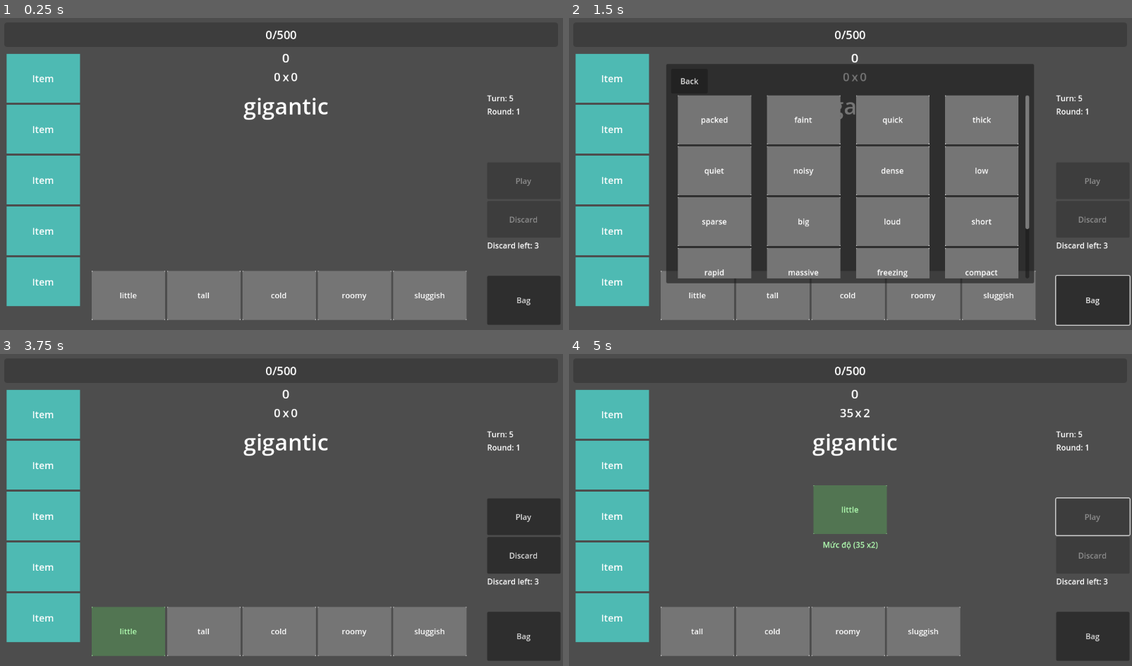
Above: before the commit, frames 1-4 (two rows, left to right).
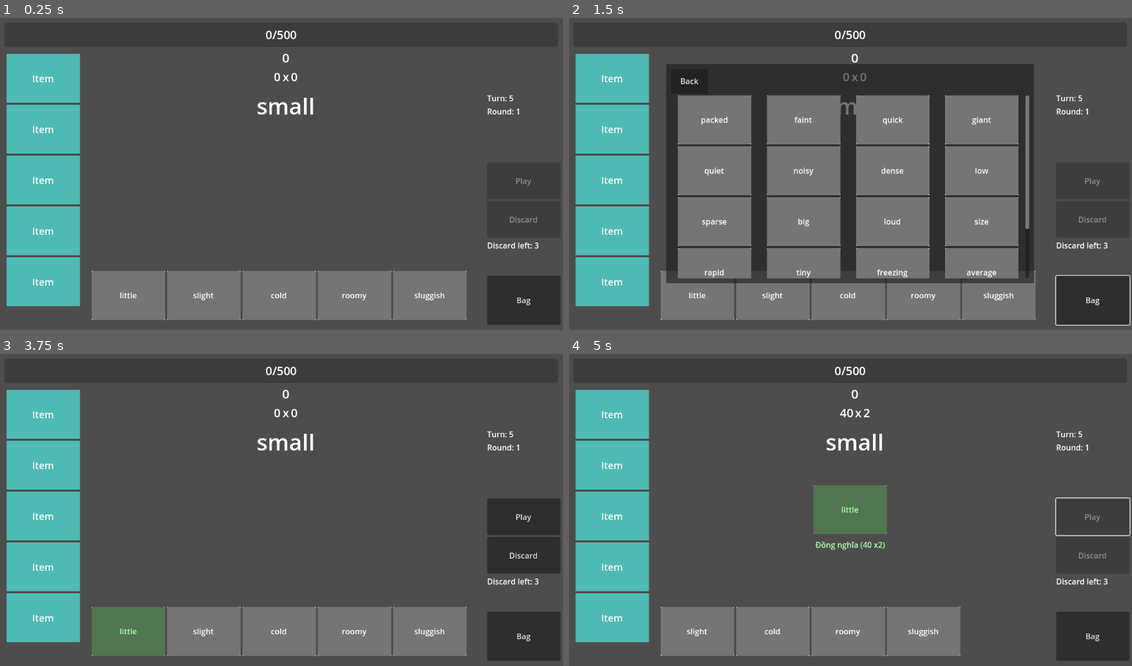
Above: after the commit, the same moments.

Repository: BMinh166/english-game-learning
Game: Godot game, scene res://scenes/Main.tscn
Same seed, same stepped clock (60 frames per second), same inputs: the game is played once before the commit and once after it.
Inputs (mouse positions are in pixels of both pictures, inside the frame that each line leads up to):
- Up to frame 1 (0.25 s): no input
- Up to frame 2 (1.5 s): click "Bag" at 0.5 s; click "Bag" at 1.25 s
- Up to frame 3 (3.75 s): click "Bag" at 2 s; click "Back" at 2.75 s; tap Enter at 3.5 s; move the mouse to (129, 631) at 3.52 s; click (129, 631) at 3.67 s
- Up to frame 4 (5 s): click "Play" at 4.25 s

The runs differ from the first frame. In frame 1, 0.4% of the frame differs, in the area x 34-59%, y 25-91%; in frame 2, 0.3%; in frame 3, 0.4%; in frame 4, 0.7%, in the area x 20-59%, y 17-91%.

Commit message:
WIP: Modify json

Diff:
--- a/data/words.json
+++ b/data/words.json
@@ -9,38 +9,59 @@
 	  "family": ["big_family"],
 	  "type": ["adj"]
 	},
-	"tracking": {
-	  "seen": 0,
-	  "correct": 0,
-	  "wrong": 0,
-	  "streak": 0,
-	  "last_seen": null,
-	  "mastery": 0,
-	  "status": "new"
-	}
+	"tracking": {"seen":0,"correct":0,"wrong":0,"streak":0,"last_seen":null,"mastery":0,"status":"new"}
   },
   {
 	"id": 1,
+	"text": "large",
+	"level": "A1",
+	"groups": {
+	  "synonym": ["size_big"],
+	  "degree": ["size_general"],
+	  "family": [],
+	  "type": ["adj"]
+	},
+	"tracking": {"seen":0,"correct":0,"wrong":0,"streak":0,"last_seen":null,"mastery":0,"status":"new"}
+  },
+  {
+	"id": 2,
 	"text": "huge",
 	"level": "A2",
 	"groups": {
 	  "synonym": ["size_big"],
 	  "degree": ["size_general"],
-	  "family": ["huge_family"],
-	  "type": ["adj"]
-	},
-	"tracking": {
-	  "seen": 0,
-	  "correct": 0,
-	  "wrong": 0,
-	  "streak": 0,
-	  "last_seen": null,
-	  "mastery": 0,
-	  "status": "new"
-	}
-  },
-  {
-	"id": 2,
+	  "family": [],
+	  "type": ["adj"]
+	},
+	"tracking": {"seen":0,"correct":0,"wrong":0,"streak":0,"last_seen":null,"mastery":0,"status":"new"}
+  },
+  {
+	"id": 3,
+	"text": "gigantic",
+	"level": "B1",
+	"groups": {
+	  "synonym": ["size_big"],
+	  "degree": ["size_general"],
+	  "family": [],
+	  "type": ["adj"]
+	},
+	"tracking": {"seen":0,"correct":0,"wrong":0,"streak":0,"last_seen":null,"mastery":0,"status":"new"}
+  },
+  {
+	"id": 4,
+	"text": "enormous",
+	"level": "B2",
+	"groups": {
+	  "synonym": ["size_big"],
+	  "degree": ["size_general"],
+	  "family": [],
+	  "type": ["adj"]
+	},
+	"tracking": {"seen":0,"correct":0,"wrong":0,"streak":0,"last_seen":null,"mastery":0,"status":"new"}
+  },
+
+  {
+	"id": 5,
 	"text": "small",
 	"level": "A1",
 	"groups": {
@@ -49,95 +70,19 @@
 	  "family": ["small_family"],
 	  "type": ["adj"]
 	},
-	"tracking": {
-	  "seen": 0,
-	  "correct": 0,
-	  "wrong": 0,
-	  "streak": 0,
-	  "last_seen": null,
-	  "mastery": 0,
-	  "status": "new"
-	}
-  },
-  {
-	"id": 3,
+	"tracking": {"seen":0,"correct":0,"wrong":0,"streak":0,"last_seen":null,"mastery":0,"status":"new"}
+  },
+  {
+	"id": 6,
 	"text": "tiny",
 	"level": "A2",
 	"groups": {
 	  "synonym": ["size_small"],
 	  "degree": ["size_general"],
-	  "family": ["tiny_family"],
-	  "type": ["adj"]
-	},
-	"tracking": {
-		"seen": 0,
-		"correct": 0,
-		"wrong": 0,
-		"streak": 0,
-		"last_seen": null,
-		"mastery": 0,
-		"status": "new"
-	}
-  },
-  {
-	"id": 4,
-	"text": "large",
-	"level": "A1",
-	"groups": {
-	  "synonym": ["size_big"],
-	  "degree": ["size_general"],
-	  "family": ["large_family"],
-	  "type": ["adj"]
-	},
-	"tracking": {
-		"seen": 0,
-		"correct": 0,
-		"wrong": 0,
-		"streak": 0,
-		"last_seen": null,
-		"mastery": 0,
-		"status": "new"
-	}
-  },
-  {
-	"id": 5,
-	"text": "gigantic",
-	"level": "B1",
-	"groups": {
-	  "synonym": ["size_big"],
-	  "degree": ["size_general"],
-	  "family": ["gigantic_family"],
-	  "type": ["adj"]
-	},
-	"tracking": {
-		"seen": 0,
-		"correct": 0,
-		"wrong": 0,
-		"streak": 0,
-		"last_seen": null,
-		"mastery": 0,
-		"status": "new"
-	}
-  },
-  {
-	"id": 6,
-	"text": "massive",
-	"level": "B1",
-	"groups": {
-	  "synonym": ["size_big"],
-	  "degree": ["size_general"],
-	  "family": ["massive_family"],
-	  "type": ["adj"]
-	},
-	"tracking": {
-		"seen": 0,
-		"correct": 0,
-		"wrong": 0,
-		"streak": 0,
-		"last_seen": null,
-		"mastery": 0,
-		"status": "new"
-	}
+	  "family": [],
+	  "type": ["adj"]
+	},
+	"tracking": {"seen":0,"correct":0,"wrong":0,"streak":0,"last_seen":null,"mastery":0,"status":"new"}
   },
   {
 	"id": 7,
@@ -146,18 +91,10 @@
 	"groups": {
 	  "synonym": ["size_small"],
 	  "degree": ["size_general"],
-	  "family": ["little_family"],
-	  "type": ["adj"]
-	},
-	"tracking": {
-		"seen": 0,
-		"correct": 0,
-		"wrong": 0,
-		"streak": 0,
-		"last_seen": null,
-		"mastery": 0,
-		"status": "new"
-	}
+	  "family": [],
+	  "type": ["adj"]
+	},
+	"tracking": {"seen":0,"correct":0,"wrong":0,"streak":0,"last_seen":null,"mastery":0,"status":"new"}
   },
   {
 	"id": 8,
@@ -166,200 +103,127 @@
 	"groups": {
 	  "synonym": ["size_small"],
 	  "degree": ["size_general"],
-	  "family": ["mini_family"],
-	  "type": ["adj"]
-	},
-	"tracking": {
-		"seen": 0,
-		"correct": 0,
-		"wrong": 0,
-		"streak": 0,
-		"last_seen": null,
-		"mastery": 0,
-		"status": "new"
-	}
-  },
+	  "family": [],
+	  "type": ["adj"]
+	},
+	"tracking": {"seen":0,"correct":0,"wrong":0,"streak":0,"last_seen":null,"mastery":0,"status":"new"}
+  },
+
   {
 	"id": 9,
-	"text": "enormous",
+	"text": "medium",
+	"level": "A2",
+	"groups": {
+	  "synonym": ["size_medium"],
+	  "degree": ["size_general"],
+	  "family": [],
+	  "type": ["adj"]
+	},
+	"tracking": {"seen":0,"correct":0,"wrong":0,"streak":0,"last_seen":null,"mastery":0,"status":"new"}
+  },
+  {
+	"id": 10,
+	"text": "average",
+	"level": "A2",
+	"groups": {
+	  "synonym": ["size_medium"],
+	  "degree": ["size_general"],
+	  "family": [],
+	  "type": ["adj"]
+	},
+	"tracking": {"seen":0,"correct":0,"wrong":0,"streak":0,"last_seen":null,"mastery":0,"status":"new"}
+  },
+  {
+	"id": 11,
+	"text": "moderate",
+	"level": "B1",
+	"groups": {
+	  "synonym": ["size_medium"],
+	  "degree": ["size_general"],
+	  "family": [],
+	  "type": ["adj"]
+	},
+	"tracking": {"seen":0,"correct":0,"wrong":0,"streak":0,"last_seen":null,"mastery":0,"status":"new"}
+  },
+
+  {
+	"id": 12,
+	"text": "massive",
 	"level": "B1",
 	"groups": {
 	  "synonym": ["size_big"],
 	  "degree": ["size_general"],
-	  "family": ["enormous_family"],
-	  "type": ["adj"]
-	},
-	"tracking": {
-		"seen": 0,
-		"correct": 0,
-		"wrong": 0,
-		"streak": 0,
-		"last_seen": null,
-		"mastery": 0,
-		"status": "new"
-	}
-  },
-  {
-	"id": 10,
+	  "family": [],
+	  "type": ["adj"]
+	},
+	"tracking": {"seen":0,"correct":0,"wrong":0,"streak":0,"last_seen":null,"mastery":0,"status":"new"}
+  },
+  {
+	"id": 13,
+	"text": "giant",
+	"level": "A2",
+	"groups": {
+	  "synonym": ["size_big"],
+	  "degree": ["size_general"],
+	  "family": ["giant_family"],
+	  "type": ["adj"]
+	},
+	"tracking": {"seen":0,"correct":0,"wrong":0,"streak":0,"last_seen":null,"mastery":0,"status":"new"}
+  },
+
+  {
+	"id": 14,
 	"text": "compact",
 	"level": "B1",
 	"groups": {
-	  "synonym": ["size_small", "density_dense"],
-	  "degree": ["size_general", "density"],
-	  "family": ["compact_family"],
-	  "type": ["adj"]
-	},
-	"tracking": {
-		"seen": 0,
-		"correct": 0,
-		"wrong": 0,
-		"streak": 0,
-		"last_seen": null,
-		"mastery": 0,
-		"status": "new"
-	}
-  },
-  {
-	"id": 11,
-	"text": "wide",
-	"level": "A2",
-	"groups": {
-	  "synonym": ["width_large"],
-	  "degree": ["width"],
-	  "family": ["wide_family"],
-	  "type": ["adj"]
-	},
-	"tracking": {
-		"seen": 0,
-		"correct": 0,
-		"wrong": 0,
-		"streak": 0,
-		"last_seen": null,
-		"mastery": 0,
-		"status": "new"
-	}
-  },
-  {
-	"id": 12,
-	"text": "narrow",
-	"level": "A2",
-	"groups": {
-	  "synonym": ["width_small"],
-	  "degree": ["width"],
-	  "family": ["narrow_family"],
-	  "type": ["adj"]
-	},
-	"tracking": {
-		"seen": 0,
-		"correct": 0,
-		"wrong": 0,
-		"streak": 0,
-		"last_seen": null,
-		"mastery": 0,
-		"status": "new"
-	}
-  },
-  {
-	"id": 13,
-	"text": "thick",
-	"level": "A2",
-	"groups": {
-	  "synonym": ["thickness_large"],
-	  "degree": ["thickness"],
-	  "family": ["thick_family"],
-	  "type": ["adj"]
-	},
-	"tracking": {
-		"seen": 0,
-		"correct": 0,
-		"wrong": 0,
-		"streak": 0,
-		"last_seen": null,
-		"mastery": 0,
-		"status": "new"
-	}
-  },
-  {
-	"id": 14,
-	"text": "thin",
-	"level": "A2",
-	"groups": {
-	  "synonym": ["thickness_small"],
-	  "degree": ["thickness"],
-	  "family": ["thin_family"],
-	  "type": ["adj"]
-	},
-	"tracking": {
-		"seen": 0,
-		"correct": 0,
-		"wrong": 0,
-		"streak": 0,
-		"last_seen": null,
-		"mastery": 0,
-		"status": "new"
-	}
+	  "synonym": ["size_small"],
+	  "degree": ["size_general"],
+	  "family": [],
+	  "type": ["adj"]
+	},
+	"tracking": {"seen":0,"correct":0,"wrong":0,"streak":0,"last_seen":null,"mastery":0,"status":"new"}
   },
   {
 	"id": 15,
-	"text": "tall",
-	"level": "A1",
-	"groups": {
-	  "synonym": ["height_large"],
-	  "degree": ["heigt"],
-	  "family": ["tall_family"],
-	  "type": ["adj"]
-	},
-	"tracking": {
-		"seen": 0,
-		"correct": 0,
-		"wrong": 0,
-		"streak": 0,
-		"last_seen": null,
-		"mastery": 0,
-		"status": "new"
-	}
-   },
-{
+	"text": "slight",
+	"level": "B1",
+	"groups": {
+	  "synonym": ["size_small"],
+	  "degree": ["size_general"],
+	  "family": [],
+	  "type": ["adj"]
+	},
+	"tracking": {"seen":0,"correct":0,"wrong":0,"streak":0,"last_seen":null,"mastery":0,"status":"new"}
+  },
+
+  {
 	"id": 16,
-	"text": "short",
-	"level": "A1",
-	"groups": {
-	  "synonym": ["height_small"],
-	  "degree": ["height"],
-	  "family": ["short_family"],
-	  "type": ["adj"]
-	},
-	"tracking": {
-	  "seen": 0,
-	  "correct": 0,
-	  "wrong": 0,
-	  "streak": 0,
-	  "last_seen": null,
-	  "mastery": 0,
-	  "status": "new"
-	}
-  },
-{
+	"text": "size",
+	"level": "A1",
+	"groups": {
+	  "synonym": ["size_misc"],
+	  "degree": ["size_general"],
+	  "family": ["size_family"],
+	  "type": ["noun"]
+	},
+	"tracking": {"seen":0,"correct":0,"wrong":0,"streak":0,"last_seen":null,"mastery":0,"status":"new"}
+  },
+  {
 	"id": 17,
-	"text": "high",
-	"level": "A1",
-	"groups": {
-	  "synonym": ["height_large"],
-	  "degree": ["height"],
-	  "family": ["high_family"],
-	  "type": ["adj"]
-	},
-	"tracking": {
-	  "seen": 0,
-	  "correct": 0,
-	  "wrong": 0,
-	  "streak": 0,
-	  "last_seen": null,
-	  "mastery": 0,
-	  "status": "new"
-	}
-  },
-{
+	"text": "sized",
+	"level": "B1",
+	"groups": {
+	  "synonym": ["size_misc"],
+	  "degree": ["size_general"],
+	  "family": ["size_family"],
+	  "type": ["adj"]
+	},
+	"tracking": {"seen":0,"correct":0,"wrong":0,"streak":0,"last_seen":null,"mastery":0,"status":"new"}
+  },
+
+
+
+  {
 	"id": 18,
 	"text": "low",
 	"level": "A1",
--- a/scripts/Relation.gd
+++ b/scripts/Relation.gd
@@ -1,5 +1,10 @@
 extends Node
 class_name Relation
+
+var ANTONYM_GROUPS = {
+	"size_big": "size_small",
+	"speed_fast": "speed_slow"
+}
 
 func has_common(arr1, arr2):
 	for a in arr1:
@@ -13,6 +18,14 @@
 	if has_common(word_a.groups.synonym, word_b.groups.synonym):
 		relations.append({"type": "synonym", "point": 40, "mult": 2, "word" : word_b.text})
 
+	if is_antonym(word_a, word_b):
+		relations.append({
+			"type": "antonym",
+			"point": 40,
+			"mult": 2,
+			"word": word_b.text
+		})
+
 	if has_common(word_a.groups.degree, word_b.groups.degree):
 		relations.append({"type": "degree", "point": 35, "mult": 2, "word" : word_b.text})
 
@@ -23,3 +36,17 @@
 		relations.append({"type": "pos", "point": 25, "mult": 1, "word" : word_b.text})
 
 	return relations
+
+func is_antonym(word_a, word_b) -> bool:
+	for group_a in word_a.groups.synonym:
+		if group_a in ANTONYM_GROUPS:
+			var opposite = ANTONYM_GROUPS[group_a]
+			if opposite in word_b.groups.synonym:
+				return true
+
+		# check ngược
+		for key in ANTONYM_GROUPS:
+			if ANTONYM_GROUPS[key] == group_a and key in word_b.groups.synonym:
+				return true
+
+	return false
